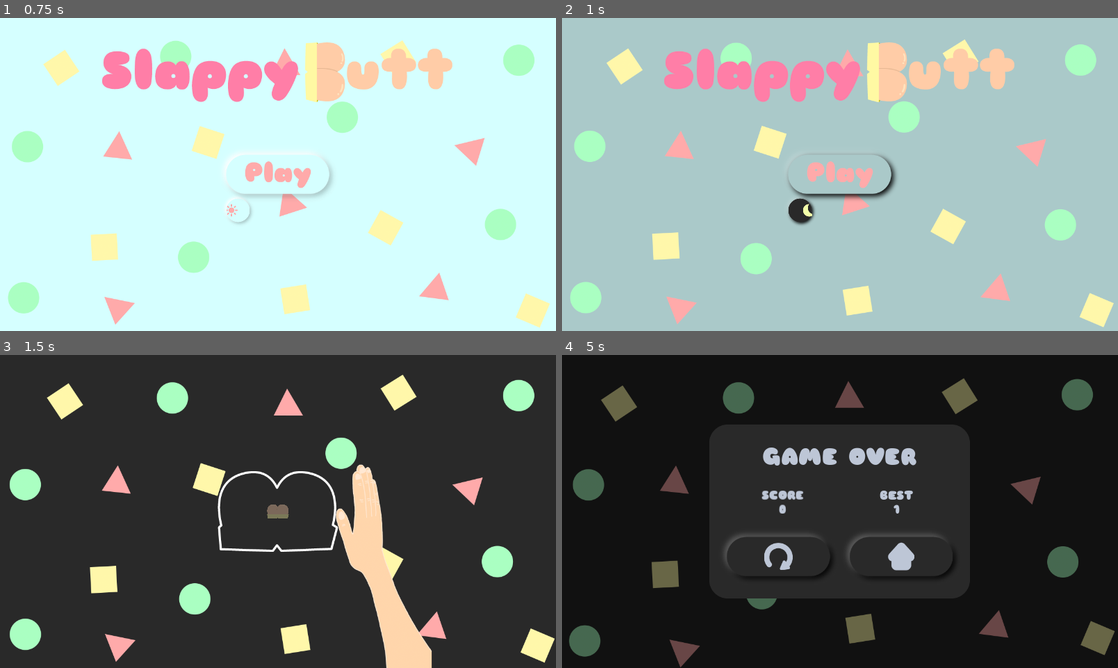
Above: before the commit, frames 1-4 (two rows, left to right).
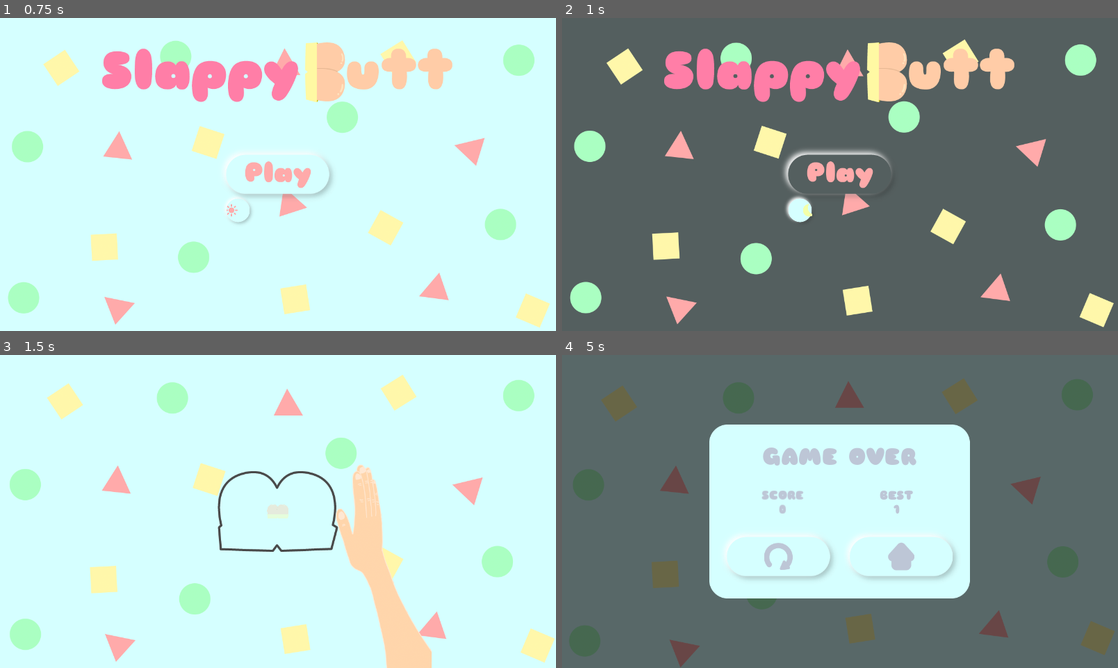
Above: after the commit, the same moments.

Repository: MikeTeok/test_butt_name
Game: Godot game, scene res://scenes/main_scene.tscn
The game is run twice, just before and just after one commit, with the same random seed, the same clock (stepped at 60 frames per second) and the same inputs.
Inputs (mouse positions are in pixels of both pictures, inside the frame that each line leads up to):
- Up to frame 1 (0.75 s): click (239, 208) at 0.5 s
- Up to frame 2 (1 s): no input
- Up to frame 3 (1.5 s): click (278, 511) at 1.25 s
- Up to frame 4 (5 s): move the mouse to (962, 495) at 2.02 s; tap Space (ui_select) at 2.27, 3.02 s; move the mouse to (728, 527) at 2.77 s; click (778, 555) at 3.5 s; move the mouse to (895, 442) at 4.27 s

Frame 1 is identical in both runs. In frame 2, 88% of the frame differs, in the area x 0-100%, y 0-100%; in frame 3, 90%; in frame 4, 93%.

Commit message:
Added sound effect and BGM
Added sound effect and BGM

Diff:
--- a/scenes/ButtBouncyEffect.tscn
+++ b/scenes/ButtBouncyEffect.tscn
@@ -31,6 +31,8 @@
 [ext_resource path="res://sprites/BouncyEffect/Butt design_00014.png" type="Texture" id=29]
 [ext_resource path="res://sprites/BouncyEffect/Butt design_00010.png" type="Texture" id=30]
 [ext_resource path="res://scripts/ButtBouncyEffect.gd" type="Script" id=31]
+[ext_resource path="res://resources/sounds/sfx_slap.wav" type="AudioStream" id=32]
+[ext_resource path="res://resources/sounds/sfx-boing8.mp3" type="AudioStream" id=33]
 
 [sub_resource type="SpriteFrames" id=1]
 animations = [ {
@@ -54,10 +56,39 @@
 "update": 0,
 "values": [ Color( 1, 1, 1, 1 ), Color( 1, 1, 1, 0 ) ]
 }
+tracks/1/type = "audio"
+tracks/1/path = NodePath("SlapSound")
+tracks/1/interp = 1
+tracks/1/loop_wrap = true
+tracks/1/imported = false
+tracks/1/enabled = true
+tracks/1/keys = {
+"clips": [ {
+"end_offset": 0.0,
+"start_offset": 0.0,
+"stream": ExtResource( 32 )
+} ],
+"times": PoolRealArray( 0 )
+}
+tracks/2/type = "audio"
+tracks/2/path = NodePath("boinkSound")
+tracks/2/interp = 1
+tracks/2/loop_wrap = true
+tracks/2/imported = false
+tracks/2/enabled = true
+tracks/2/keys = {
+"clips": [ {
+"end_offset": 0.0,
+"start_offset": 0.0,
+"stream": ExtResource( 33 )
+} ],
+"times": PoolRealArray( 0 )
+}
 
 [node name="ButtBouncyEffect" type="AnimatedSprite"]
+modulate = Color( 1, 1, 1, 0 )
 frames = SubResource( 1 )
-frame = 7
+frame = 19
 playing = true
 script = ExtResource( 31 )
 
@@ -65,4 +96,13 @@
 autoplay = "fade out"
 "anims/fade out" = SubResource( 2 )
 
+[node name="SlapSound" type="AudioStreamPlayer" parent="."]
+stream = ExtResource( 32 )
+volume_db = 7.173
+autoplay = true
+
+[node name="boinkSound" type="AudioStreamPlayer" parent="."]
+stream = ExtResource( 33 )
+volume_db = -3.586
+
 [connection signal="animation_finished" from="AnimationPlayer" to="." method="_on_AnimationPlayer_animation_finished"]
--- a/scenes/main_scene.tscn
+++ b/scenes/main_scene.tscn
@@ -1,10 +1,11 @@
-[gd_scene load_steps=6 format=2]
+[gd_scene load_steps=7 format=2]
 
 [ext_resource path="res://scenes/Background.tscn" type="PackedScene" id=1]
 [ext_resource path="res://scenes/MainMenu.tscn" type="PackedScene" id=2]
 [ext_resource path="res://scripts/main_scene.gd" type="Script" id=3]
 [ext_resource path="res://scenes/GameOverUI.tscn" type="PackedScene" id=4]
 [ext_resource path="res://scenes/Game.tscn" type="PackedScene" id=5]
+[ext_resource path="res://resources/sounds/House In a Forest Loop.ogg" type="AudioStream" id=6]
 
 [node name="main_scene" type="Control"]
 anchor_right = 1.0
@@ -24,6 +25,10 @@
 [node name="GameOverUI" parent="." instance=ExtResource( 4 )]
 visible = false
 
+[node name="BGM" type="AudioStreamPlayer" parent="."]
+stream = ExtResource( 6 )
+autoplay = true
+
 [connection signal="changeThemeRequest" from="MainMenu" to="." method="_on_MainMenu_changeThemeRequest"]
 [connection signal="startRequest" from="MainMenu" to="." method="_on_MainMenu_startRequest"]
 [connection signal="gameOver" from="Game" to="." method="_on_Game_gameOver"]
--- a/scripts/MainMenu.gd
+++ b/scripts/MainMenu.gd
@@ -17,5 +17,5 @@
 func _on_Playbutton_pressed():
 	emit_signal("startRequest")
 
-func _on_toggle_button_changeThemeRequest(theme_mode):
+func _on_toggle_button_changeThemeRequest(_theme_mode):
 	emit_signal("changeThemeRequest", theme_mode)
Not shown, added: resources/sounds/sfx-boing8.mp3.import
Not shown, added: resources/sounds/sfx_slap.wav.import
Not shown: 1 places in scenes/ButtBouncyEffect.tscn that only renumber resources
Not shown, added: resources/sounds/sfx-boing8.mp3
Not shown, added: resources/sounds/sfx_slap.wav
